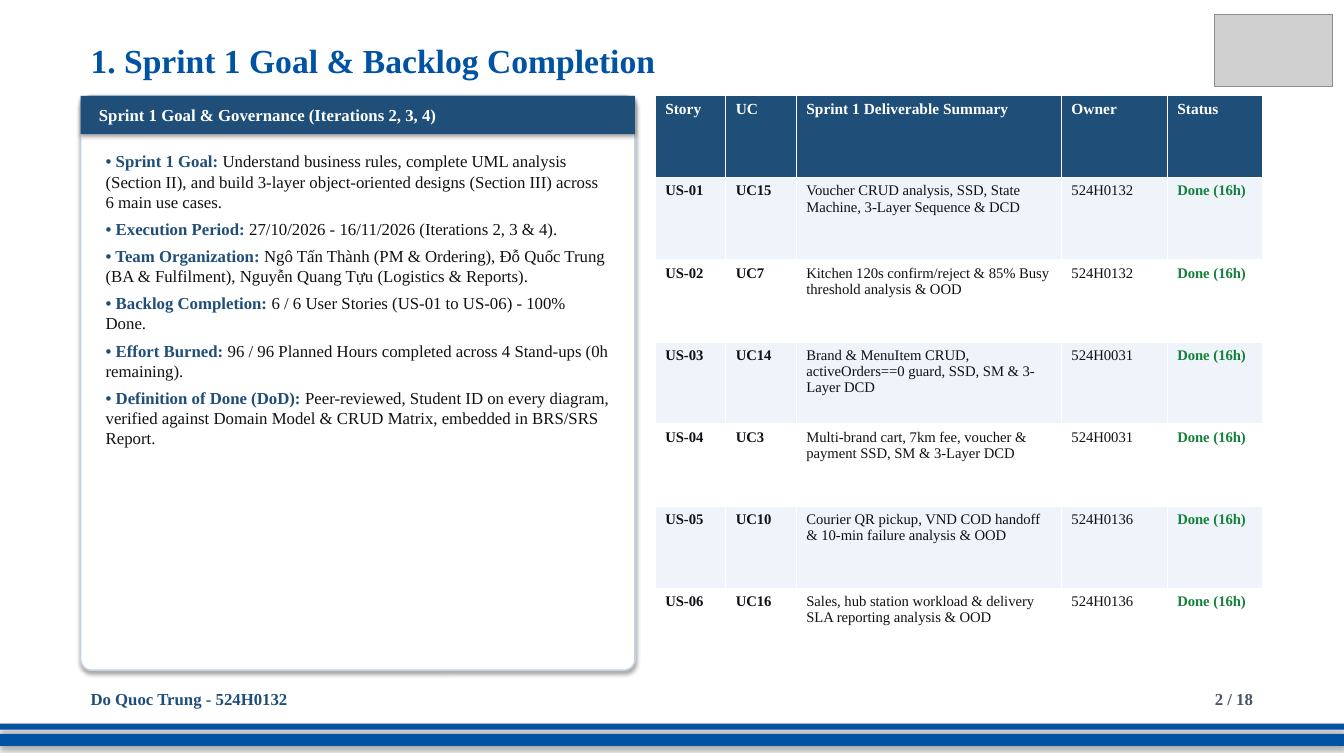
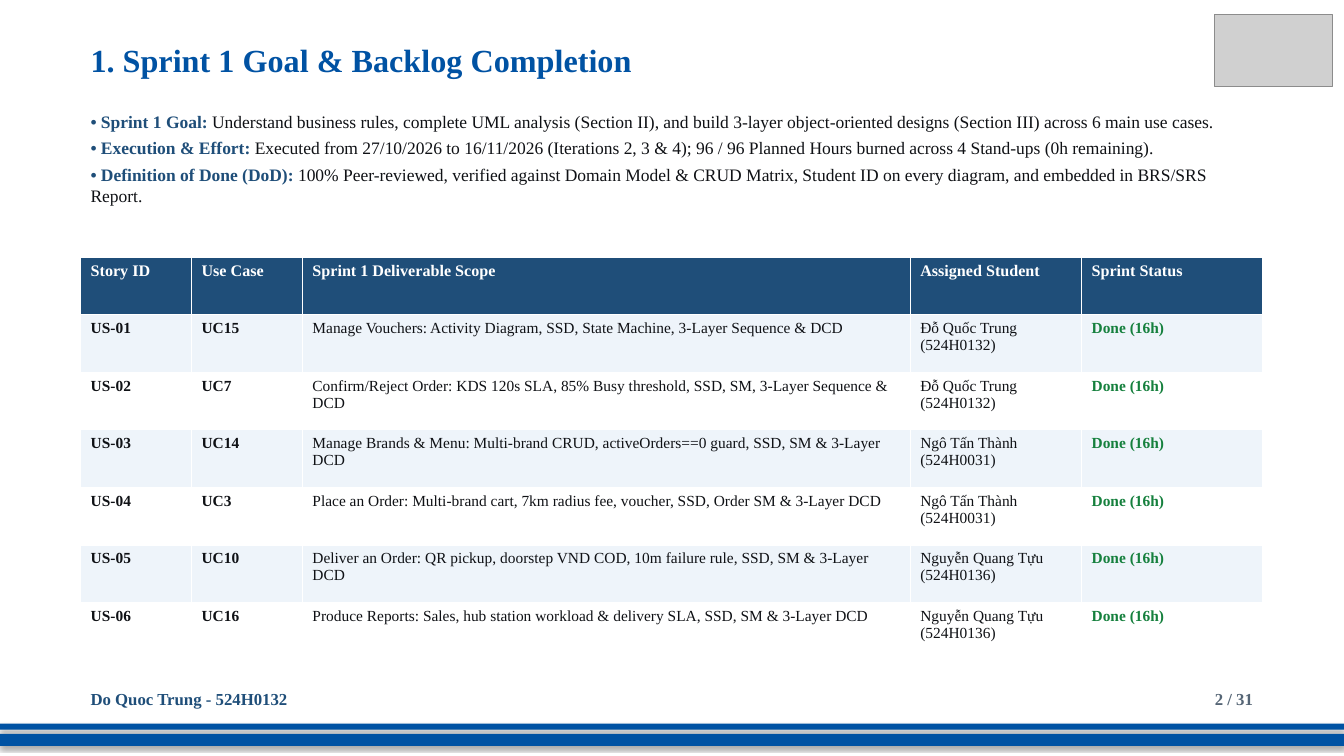
Before and after one commit to DoQuocTrung06/SaigonBite-RAD-TeamF10, a slide deck: slide 2 of Part_2/TeamF10_Presentation_for_SaigonBite.pptx. Drawn at 1344x756 pixels with LibreOffice and Linux fonts; fonts in the diff are those of the drawing; grey boxes stand for pictures. Boxes give left, top, right and bottom in pixels: in the first picture for what was removed or moved away, otherwise in the second. Text is boxed around its words. In the diff, an @@ line names an element or a change of style, - is before the commit and + after.

Commit message:
docs(presentation): purify slide design to dedicated full-canvas diagrams matching Part 1 aesthetic

```diff
--- a/Part_2/TeamF10_Presentation_for_SaigonBite.pptx
+++ b/Part_2/TeamF10_Presentation_for_SaigonBite.pptx
@@ text "1. Sprint 1 Goal & ..." at (x1=91, y1=49, x2=632, y2=79): size 24 to 23 pt @@
@@ text "• Sprint 1 Goal: Understand ..." moved from (x1=106, y1=155, x2=609, y2=448) to (x1=91, y1=116, x2=1213, y2=206) @@
@@ rounded rectangle removed at (x1=81, y1=96, x2=635, y2=670) @@
@@ rectangle removed at (x1=81, y1=96, x2=635, y2=134) @@
-Sprint 1 Goal & Governance (Iterations 2, 3, 4)
@@ text at (x1=101, y1=116, x2=1213, y2=132): size 12 to 12.5 pt in "• Sprint 1 Goal: Understand business rules, ..."; less space between paragraphs @@
@@ text at (x1=91, y1=141, x2=1207, y2=206): text changed; size 12 to 12.5 pt @@
-• Execution Period: 27/10/2026 - 16/11/2026 (Iterations 2, 3 & 4).
-• Team Organization: Ngô Tấn Thành (PM & Ordering), Đỗ Quốc Trung (BA & Fulfilment), Nguyễn Quang Tựu (Logistics & Reports).
-• Backlog Completion: 6 / 6 User Stories (US-01 to US-06) - 100% Done.
-• Effort Burned: 96 / 96 Planned Hours completed across 4 Stand-ups (0h remaining).
-• Definition of Done (DoD): Peer-reviewed, Student ID on every diagram, verified against Domain Model & CRUD Matrix, embedded in BRS/SRS Report.
+• Execution & Effort: Executed from 27/10/2026 to 16/11/2026 (Iterations 2, 3 & 4); 96 / 96 Planned Hours burned across 4 Stand-ups (0h remaining).
+• Definition of Done (DoD): 100% Peer-reviewed, verified against Domain Model & CRUD Matrix, Student ID on every diagram, and embedded in BRS/SRS Report.
@@ table at (x1=81, y1=257, x2=1263, y2=660) @@
-row 1: Story | UC | Sprint 1 Deliverable Summary | Owner | Status
+row 1: Story ID | Use Case | Sprint 1 Deliverable Scope | Assigned Student | Sprint Status
-row 2, column 3: Voucher CRUD analysis, SSD, State Machine, 3-Layer Sequence & DCD
+row 2, column 3: Manage Vouchers: Activity Diagram, SSD, State Machine, 3-Layer Sequence & DCD
-row 2, column 4: 524H0132
+row 2, column 4: Đỗ Quốc Trung (524H0132)
-row 3, column 3: Kitchen 120s confirm/reject & 85% Busy threshold analysis & OOD
+row 3, column 3: Confirm/Reject Order: KDS 120s SLA, 85% Busy threshold, SSD, SM, 3-Layer Sequence & DCD
-row 3, column 4: 524H0132
+row 3, column 4: Đỗ Quốc Trung (524H0132)
-row 4, column 3: Brand & MenuItem CRUD, activeOrders==0 guard, SSD, SM & 3-Layer DCD
+row 4, column 3: Manage Brands & Menu: Multi-brand CRUD, activeOrders==0 guard, SSD, SM & 3-Layer DCD
-row 4, column 4: 524H0031
+row 4, column 4: Ngô Tấn Thành (524H0031)
-row 5, column 3: Multi-brand cart, 7km fee, voucher & payment SSD, SM & 3-Layer DCD
+row 5, column 3: Place an Order: Multi-brand cart, 7km radius fee, voucher, SSD, Order SM & 3-Layer DCD
-row 5, column 4: 524H0031
+row 5, column 4: Ngô Tấn Thành (524H0031)
-row 6, column 3: Courier QR pickup, VND COD handoff & 10-min failure analysis & OOD
+row 6, column 3: Deliver an Order: QR pickup, doorstep VND COD, 10m failure rule, SSD, SM & 3-Layer DCD
-row 6, column 4: 524H0136
+row 6, column 4: Nguyễn Quang Tựu (524H0136)
-row 7, column 3: Sales, hub station workload & delivery SLA reporting analysis & OOD
+row 7, column 3: Produce Reports: Sales, hub station workload & delivery SLA, SSD, SM & 3-Layer DCD
-row 7, column 4: 524H0136
+row 7, column 4: Nguyễn Quang Tựu (524H0136)
@@ size 10.5 to 11 pt in "US-01", "UC15", "Done (16h)", "US-02" and 14 more places @@
@@ table resized from (x1=655, y1=96, x2=1263, y2=670) to (x1=81, y1=257, x2=1263, y2=660) @@
@@ text at (x1=1215, y1=694, x2=1253, y2=705): text changed; text colour #475569 to #556575 @@
-2 / 18
+2 / 31
```
Also in this commit, not shown: 13 other slides changed, 17 slides added, 4 slides removed.
